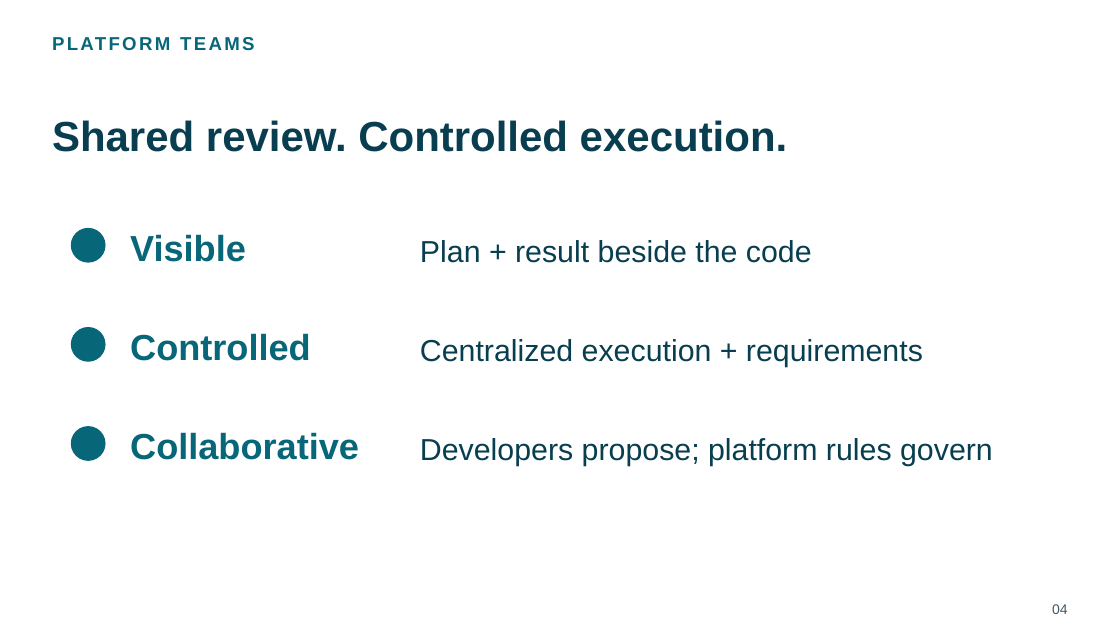
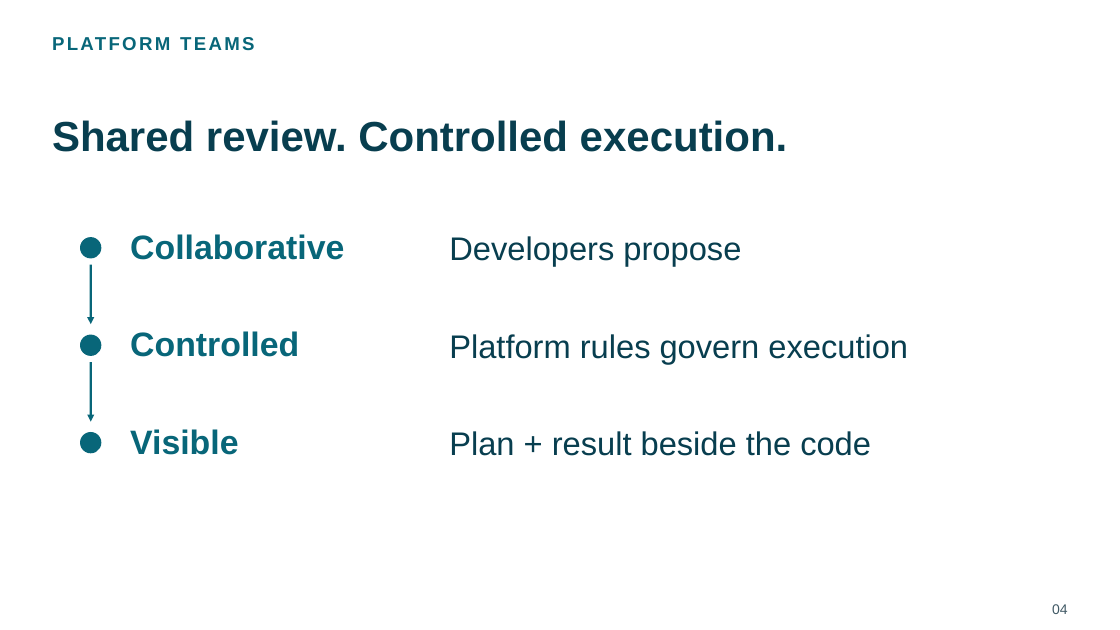
Before and after one commit to chenrui333/atlantis-talk, a slide deck: slide 4 of talks/kubecon-china-2026-atlantis-lightning/slides.pptx. Drawn at 1120x630 pixels with LibreOffice and Linux fonts; fonts in the diff are those of the drawing; background and template pictures are left out. Boxes give left, top, right and bottom in pixels: in the first picture for what was removed or moved away, otherwise in the second. Text is boxed around its words. In the diff, an @@ line names an element or a change of style, - is before the commit and + after.

```diff
--- a/talks/kubecon-china-2026-atlantis-lightning/slides.pptx
+++ b/talks/kubecon-china-2026-atlantis-lightning/slides.pptx
@@ ellipse: place and size @@
-ellipse at box(71, 229, 105, 262)
+ellipse at box(81, 238, 101, 258)
@@ size 31 to 29 pt in 3 elements at box(130, 331, 299, 357), box(130, 429, 238, 455), box(130, 234, 344, 260) @@
@@ text "Collaborative": place and size @@
-text "Collaborative" at box(130, 432, 359, 460)
+text "Collaborative" at box(130, 234, 344, 260)
@@ text added at box(449, 236, 741, 266), 28 pt, text #083E4F @@
+Developers propose
@@ arrow added from (91, 265) to (91, 324), #086679 2 pt @@
@@ ellipse: place and size @@
-ellipse at box(71, 328, 105, 361)
+ellipse at box(81, 335, 101, 355)
@@ text removed at box(420, 339, 923, 367) @@
-Centralized execution + requirements
@@ text at box(580, 334, 908, 364): text changed; size 26 to 28 pt @@
-Developers propose; platform rules govern
+Platform rules govern execution
@@ arrow added from (91, 362) to (91, 422), #086679 2 pt @@
@@ text "Visible": place and size @@
-text "Visible" at box(130, 234, 246, 262)
+text "Visible" at box(130, 429, 238, 455)
@@ text "Plan + result beside the ...": place and size @@
-text "Plan + result beside the ..." at box(420, 240, 812, 263)
+text "Plan + result beside the ..." at box(449, 431, 871, 456)
@@ text "Plan + result beside the ..." at box(449, 431, 871, 456): size 26 to 28 pt @@
@@ ellipse: place and size @@
-ellipse at box(71, 427, 105, 460)
+ellipse at box(81, 433, 101, 453)
```
Also in this commit, not shown: 8 other slides changed, 19 other files.
